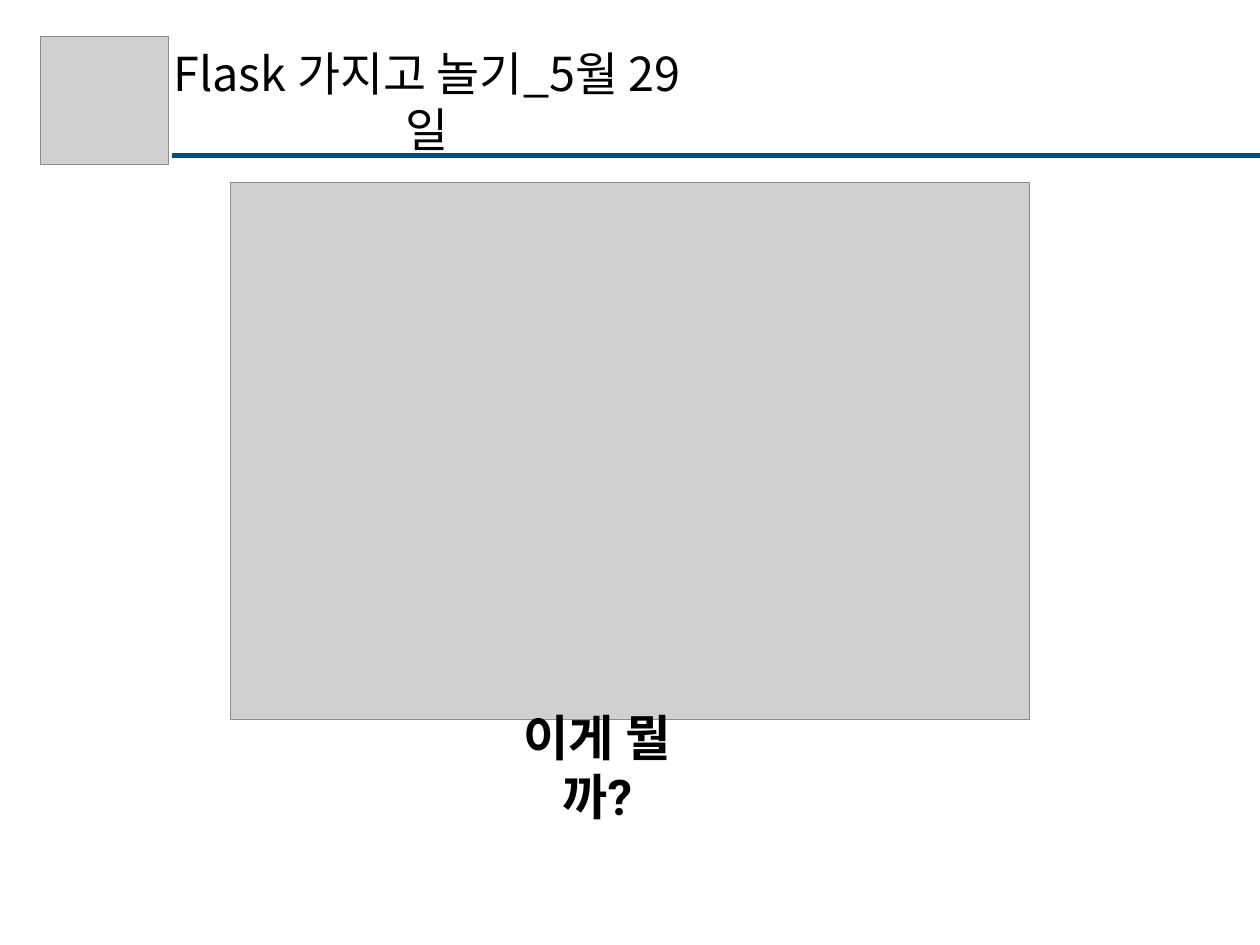
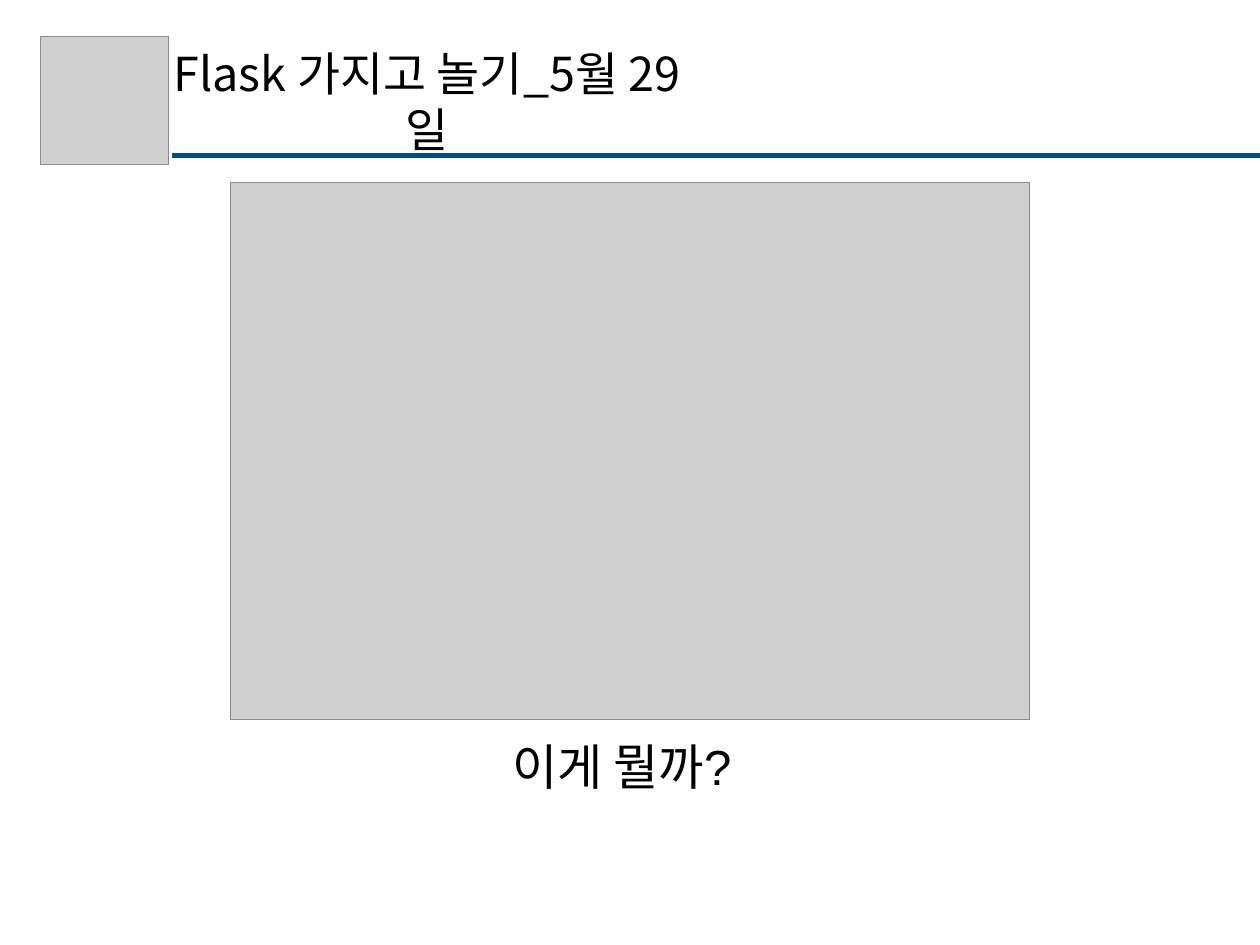
Before and after one commit to doorBW/UOS_LIKELION_python, a slide deck: slide 9 of reference/python0529.pptx. Drawn at 1260x945 pixels with LibreOffice and Linux fonts; fonts in the diff are those of the drawing; grey boxes stand for pictures. Boxes give left, top, right and bottom in pixels: in the first picture for what was removed or moved away, otherwise in the second. Text is boxed around its words. In the diff, an @@ line names an element or a change of style, - is before the commit and + after.

```diff
--- a/reference/python0529.pptx
+++ b/reference/python0529.pptx
@@ text "이게 뭘까?": place and size @@
-text "이게 뭘까?" at bbox=[524, 714, 670, 820]
+text "이게 뭘까?" at bbox=[512, 744, 732, 789]
@@ text "이게 뭘까?" at bbox=[512, 744, 732, 789]: font Roboto to Arial, bold off @@
```
Also in this commit, not shown: 2 other slides changed, 1 other file.
